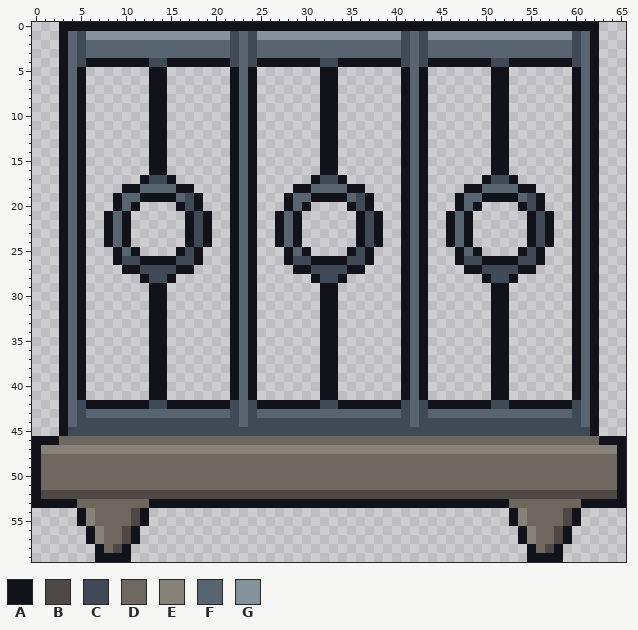
File history of a pixel-art file, art/source/dt_roofs/town_balcony64.aseprite. The picture above is the old version.
66x60 pixels, 1 frame.
Palette (. is transparent): A #12121a  B #4d4844  C #404a56  D #6e675f  E #878278  F #586470  G #84929c
Pixels before (only the part around the change), first column x 1:
 8 ..AFA.......AA.......AFA.......AA.......AFA.......AA.......AFA...
 9 ..AFA.......AA.......AFA.......AA.......AFA.......AA.......AFA...
10 ..AFA.......AA.......AFA.......AA.......AFA.......AA.......AFA...
11 ..AFA.......AA.......AFA.......AA.......AFA.......AA.......AFA...
12 ..AFA.......AA.......AFA.......AA.......AFA.......AA.......AFA...
13 ..AFA.......AA.......AFA.......AA.......AFA.......AA.......AFA...
14 ..AFA.......AA.......AFA.......AA.......AFA.......AA.......AFA...
15 ..AFA.......AA.......AFA.......AA.......AFA.......AA.......AFA...
16 ..AFA.......AA.......AFA.......AA.......AFA.......AA.......AFA...
17 ..AFA......ACCA......AFA......ACCA......AFA......ACCA......AFA...
18 ..AFA....AAFFFFAA....AFA....AAFFFFAA....AFA....AAFFFFAA....AFA...
19 ..AFA...AFFAAAAFCA...AFA...AFFAAAAFCA...AFA...AFFAAAAFCA...AFA...
20 ..AFA...AFA....ACA...AFA...AFA....ACA...AFA...AFA....ACA...AFA...
21 ..AFA..AFA......ACA..AFA..AFA......ACA..AFA..AFA......ACA..AFA...
22 ..AFA..AFA......ACA..AFA..AFA......ACA..AFA..AFA......ACA..AFA...
23 ..AFA..AFA......ACA..AFA..AFA......ACA..AFA..AFA......ACA..AFA...
24 ..AFA..AFA......ACA..AFA..AFA......ACA..AFA..AFA......ACA..AFA...
25 ..AFA...AFA....ACA...AFA...AFA....ACA...AFA...AFA....ACA...AFA...
26 ..AFA...ACCAAAACCA...AFA...ACCAAAACCA...AFA...ACCAAAACCA...AFA...
27 ..AFA....AACCCCAA....AFA....AACCCCAA....AFA....AACCCCAA....AFA...
28 ..AFA......ACCA......AFA......ACCA......AFA......ACCA......AFA...
29 ..AFA.......AA.......AFA.......AA.......AFA.......AA.......AFA...
30 ..AFA.......AA.......AFA.......AA.......AFA.......AA.......AFA...
31 ..AFA.......AA.......AFA.......AA.......AFA.......AA.......AFA...
32 ..AFA.......AA.......AFA.......AA.......AFA.......AA.......AFA...
33 ..AFA.......AA.......AFA.......AA.......AFA.......AA.......AFA...
34 ..AFA.......AA.......AFA.......AA.......AFA.......AA.......AFA...
35 ..AFA.......AA.......AFA.......AA.......AFA.......AA.......AFA...
36 ..AFA.......AA.......AFA.......AA.......AFA.......AA.......AFA...
37 ..AFA.......AA.......AFA.......AA.......AFA.......AA.......AFA...
38 ..AFA.......AA.......AFA.......AA.......AFA.......AA.......AFA...
39 ..AFA.......AA.......AFA.......AA.......AFA.......AA.......AFA...
40 ..AFA.......AA.......AFA.......AA.......AFA.......AA.......AFA...
41 ..AFA.......AA.......AFA.......AA.......AFA.......AA.......AFA...
42 ..AFCAAAAAAACCAAAAAAACFCAAAAAAACCAAAAAAACFCAAAAAAACCAAAAAAACFA...
43 ..AFCFFFFFFFFFFFFFFFFCFCFFFFFFFFFFFFFFFFCFCFFFFFFFFFFFFFFFFCFA...
44 ..AFCCCCCCCCCCCCCCCCCCFCCCCCCCCCCCCCCCCCCFCCCCCCCCCCCCCCCCCCFA...
45 ..ACCCCCCCCCCCCCCCCCCCCCCCCCCCCCCCCCCCCCCCCCCCCCCCCCCCCCCCCCCA...
46 AADDDDDDDDDDDDDDDDDDDDDDDDDDDDDDDDDDDDDDDDDDDDDDDDDDDDDDDDDDDDAAA
47 EEEEEEEEEEEEEEEEEEEEEEEEEEEEEEEEEEEEEEEEEEEEEEEEEEEEEEEEEEEEEEEEA
48 DDDDDDDDDDDDDDDDDDDDDDDDDDDDDDDDDDDDDDDDDDDDDDDDDDDDDDDDDDDDDDDDA
49 DDDDDDDDDDDDDDDDDDDDDDDDDDDDDDDDDDDDDDDDDDDDDDDDDDDDDDDDDDDDDDDDA
50 DDDDDDDDDDDDDDDDDDDDDDDDDDDDDDDDDDDDDDDDDDDDDDDDDDDDDDDDDDDDDDDDA
51 DDDDDDDDDDDDDDDDDDDDDDDDDDDDDDDDDDDDDDDDDDDDDDDDDDDDDDDDDDDDDDDDA
52 BBBBBBBBBBBBBBBBBBBBBBBBBBBBBBBBBBBBBBBBBBBBBBBBBBBBBBBBBBBBBBBBA
53 AAAADDDDDDDDAAAAAAAAAAAAAAAAAAAAAAAAAAAAAAAAAAAAAAAADDDDDDDDAAAAA
54 ....AEDDDDBA........................................AEDDDDBA.....
55 ....AEDDDDBA........................................AEDDDDBA.....
Once edited:
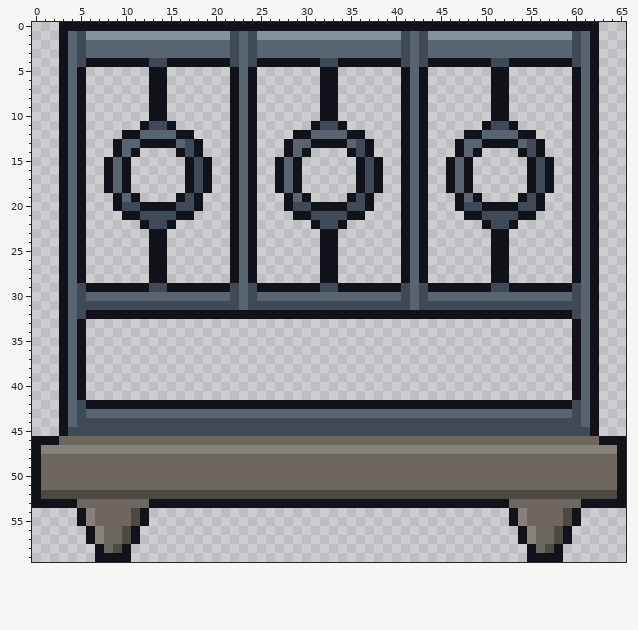
Edits made:
Changed rows in their new state; - is an unchanged pixel.
first column x 5:
11 -------ACCA---------------ACCA---------------ACCA-------
12 -----AAFFFFAA-----------AAFFFFAA-----------AAFFFFAA-----
13 ----AFFA--AFCA---------AFFA--AFCA---------AFFA--AFCA----
14 ----AFA-..-ACA---------AFA-..-ACA---------AFA-..-ACA----
15 ---AFA--..--ACA-------AFA--..--ACA-------AFA--..--ACA---
16 ---AFA--..--ACA-------AFA--..--ACA-------AFA--..--ACA---
17 ---AFA-....-ACA-------AFA-....-ACA-------AFA-....-ACA---
18 ---AF-......-CA-------AF-......-CA-------AF-......-CA---
19 ------A....A-------------A....A-------------A....A------
20 -----CCAAAAC------------CCAAAAC------------CCAAAAC------
21 ---..-ACCCCA-..-------..-ACCCCA-..-------..-ACCCCA-..---
22 ---...-ACCA-...-------...-ACCA-...-------...-ACCA-...---
23 ---...--AA--...-------...--AA--...-------...--AA--...---
24 ---...--AA--...-------...--AA--...-------...--AA--...---
25 ----...-AA-...---------...-AA-...---------...-AA-...----
26 ----....--....---------....--....---------....--....----
27 -----...AA...-----------...AA...-----------...AA...-----
28 -------.AA.---------------.AA.---------------.AA.-------
29 CAAAAAAACCAAAAAAAC-CAAAAAAACCAAAAAAAC-CAAAAAAACCAAAAAAAC
30 CFFFFFFFFFFFFFFFFC-CFFFFFFFFFFFFFFFFC-CFFFFFFFFFFFFFFFFC
31 CCCCCCCCCCCCCCCCCC-CCCCCCCCCCCCCCCCCC-CCCCCCCCCCCCCCCCCC
32 CAAAAAAA--AAAAAAA-A-AAAAAAA--AAAAAAA-A-AAAAAAA--AAAAAAAC
33 --------..-------...-------..-------...-------..--------
34 --------..-------...-------..-------...-------..--------
35 --------..-------...-------..-------...-------..--------
36 --------..-------...-------..-------...-------..--------
37 --------..-------...-------..-------...-------..--------
38 --------..-------...-------..-------...-------..--------
39 --------..-------...-------..-------...-------..--------
40 --------..-------...-------..-------...-------..--------
41 --------..-------...-------..-------...-------..--------
42 --------AA-------AAA-------AA-------AAA-------AA--------
43 -----------------F-F----------------F-F-----------------
44 ------------------C------------------C------------------
Where, in picture pixels (left, top, right, bottom), the same in both pictures:
changed: (77, 121, 581, 427)
